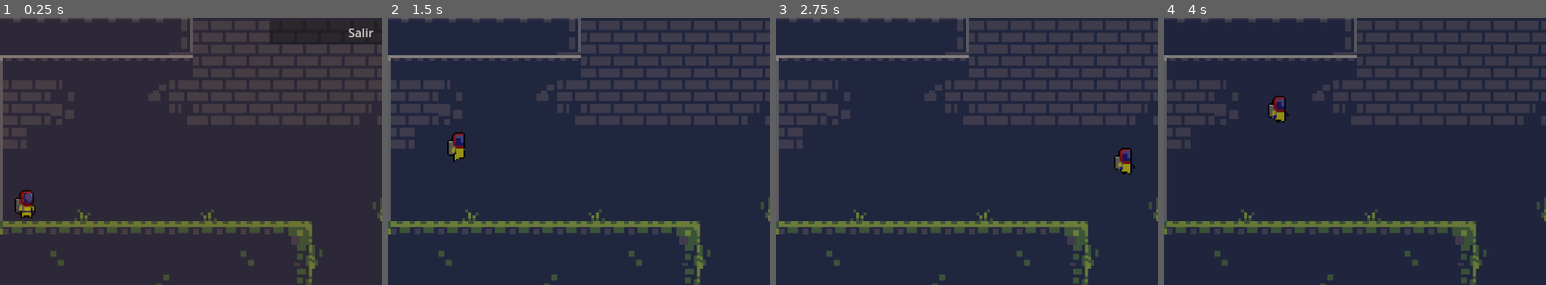
Above: before the commit, frames 1-4 (left to right).
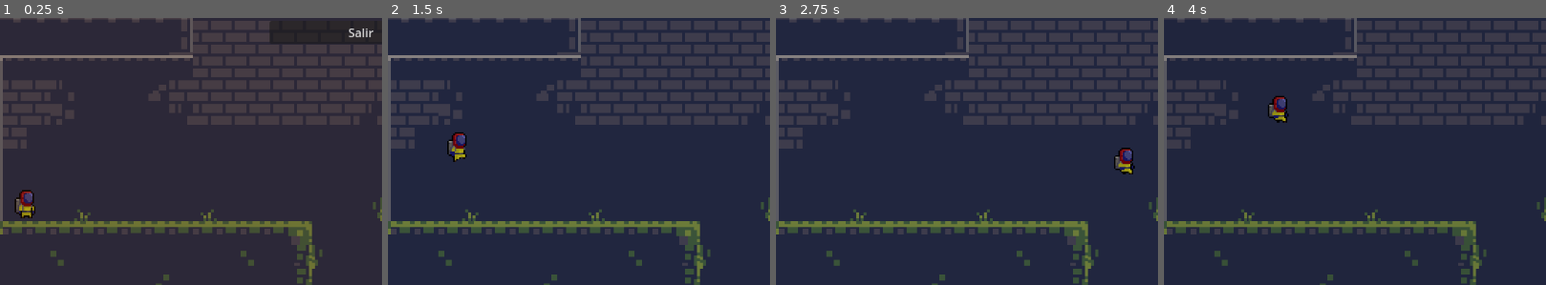
Above: after the commit, the same moments.

Repository: jorgemezapaz/heart-beat-jam
Game: Godot game, scene res://scenes/level_1.tscn
Same seed, same stepped clock (60 frames per second), same inputs: the game is played once before the commit and once after it.
Inputs:
- Up to frame 1 (0.25 s): no input
- Up to frame 2 (1.5 s): click "Jugar" at 0.5 s; hold D (right) from 1.28 s (still down); tap Space (jump) at 1.35 s
- Up to frame 3 (2.75 s): keep holding D (right); tap Space (jump) at 1.52, 1.82, 2.1, 2.27, 2.57 s
- Up to frame 4 (4 s): release D (right) at 2.78 s; hold Left (left) 2.78-3.53 s; tap Space (jump) at 2.85, 3.6, 3.77 s; hold D (right) from 3.53 s (still down)
The pictures show only the part of the screen within x 3-53%, y 50-100%; the shares and areas given below are measured in that part.

The runs differ from the first frame. In frame 2, 0.1% of the frame differs, in the area x 16-21%, y 43-53%; in frame 3, 0.1%; in frame 4, 0.1%.

Commit message:
agrego input buffer y mejor el look and feel del player

Diff:
--- a/scenes/player.tscn
+++ b/scenes/player.tscn
@@ -134,13 +134,18 @@
 }
 autoplay = "idle"
 
-[node name="coyote_time" type="Timer" parent="."]
-wait_time = 0.2
-one_shot = true
-
 [node name="GPUParticles2D" type="GPUParticles2D" parent="."]
 emitting = false
 process_material = SubResource("ParticleProcessMaterial_520f7")
 texture = ExtResource("3_ekutq")
 
-[connection signal="timeout" from="coyote_time" to="." method="_on_coyote_time_timeout"]
+[node name="timers" type="Node" parent="."]
+
+[node name="input_buffer_timer" type="Timer" parent="timers"]
+one_shot = true
+
+[node name="coyote_timer" type="Timer" parent="timers"]
+wait_time = 0.2
+one_shot = true
+
+[connection signal="timeout" from="timers/coyote_timer" to="." method="_on_coyote_time_timeout"]
--- a/scripts/player.gd
+++ b/scripts/player.gd
@@ -7,8 +7,12 @@
 # coyote time
 var was_on_floor: bool = false
 var can_coyote_jump: bool = false
+@onready var coyote_time: Timer = $timers/coyote_timer
 
-@onready var coyote_time: Timer = $coyote_time
+#Input Buffer
+const JUMP_BUFFER_TIME:float= 0.15 #son 9 frames
+@onready var input_buffer_timer: Timer = $timers/input_buffer_timer
+
 @onready var animation_player: AnimationPlayer = $AnimationPlayer
 @onready var sprite: Sprite2D = $Sprite2D
 @onready var health_particle: GPUParticles2D = $GPUParticles2D
@@ -30,6 +34,7 @@
 		flip_handler()
 		animation_handler()
 		coyote_time_handler()
+		handler_jump_buffer()
 
 	move_and_slide()
 	was_on_floor = was_on_floor_this_frame
@@ -47,9 +52,11 @@
 		velocity += get_gravity() * delta
 
 func jump_handler():
-	if Input.is_action_just_pressed("jump") and (is_on_floor() or can_coyote_jump):
+	if (Input.is_action_just_pressed("jump") or input_buffer_timer.time_left > 0) and (is_on_floor() or can_coyote_jump):
+		print(str(input_buffer_timer.time_left > 0))
 		velocity.y = JUMP_VELOCITY
 		can_coyote_jump = false
+		input_buffer_timer.stop()
 
 func move_handler():
 	direction = Input.get_axis("left", "right")
@@ -81,3 +88,7 @@
 	health_particle.emitting = true
 	await get_tree().create_timer(1).timeout
 	health_particle.emitting = false
+
+func handler_jump_buffer():
+	if Input.is_action_just_pressed("jump"):
+		input_buffer_timer.start(JUMP_BUFFER_TIME)
Binary file changed: assets/main_character.ase
Binary file changed: assets/main_character.png
Binary file changed: assets/my_palette.ase
Not shown: 1 places in scenes/level_1.tscn that only renumber resources
